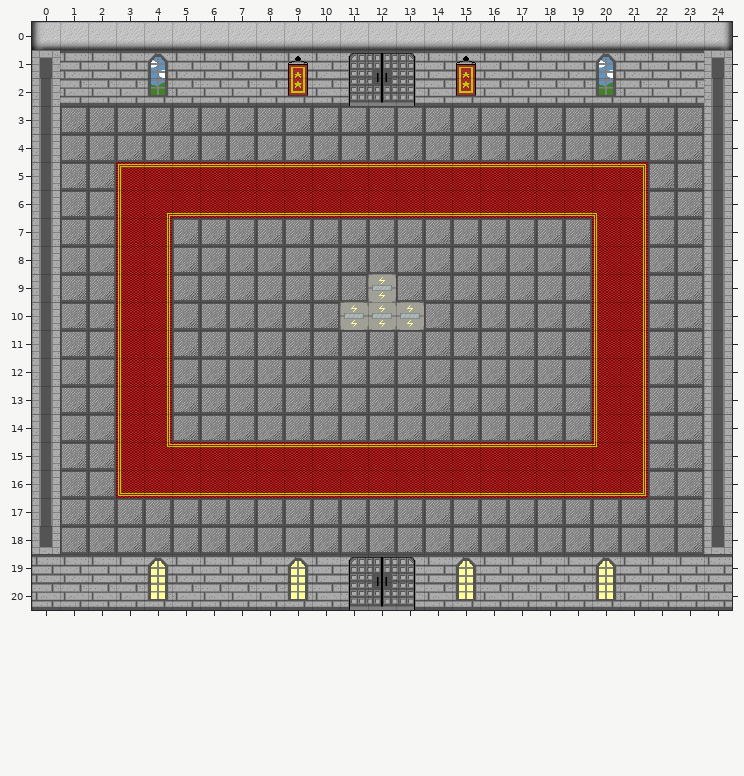
A Tiled map gets an edit: tiles_map/BossRoom1.tmx. This is how it looked before the edit.
Cells are 32x32 px. Shown: x 0..24, y 0..20.
Once edited:
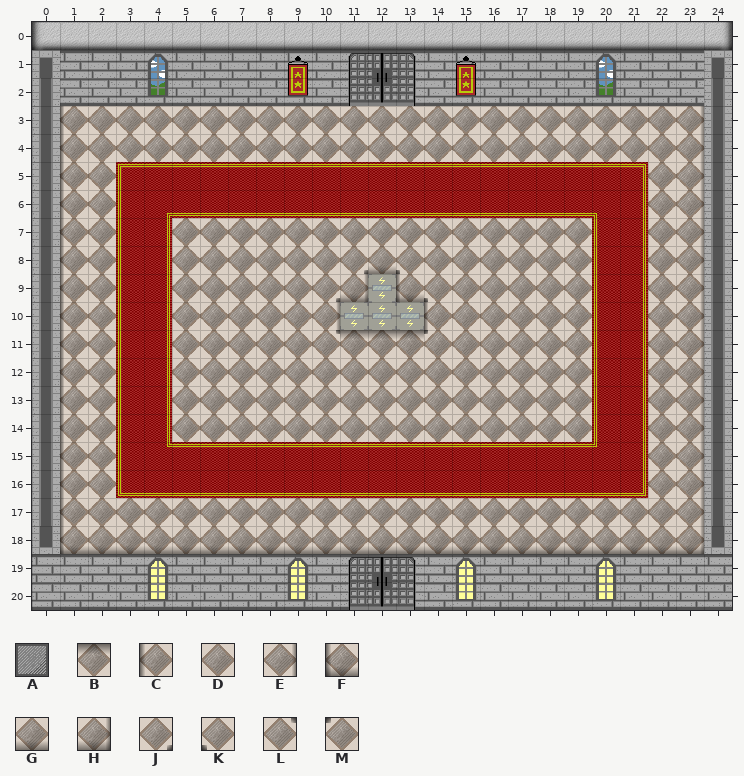
Key: from "indoor_terrain_set": A 13, B 16, C 20, D 21, E 22, F 25, G 26, H 27, J 30, K 31, L 35, M 36.
_ is an empty cell.
Tiles replaced or removed in this view: A.
The exact change:
Changed rows in their new state; . is an unchanged cell.
Layer "Background_TL":
first column x 1:
 3 CDDDDDDDDDDDDDDDDDDDDDE
 4 CDDDDDDDDDDDDDDDDDDDDDE
 5 CD...................DE
 6 CD...................DE
 7 CD..DDDDDDDDDDDDDDD..DE
 8 CD..DDDDDDJGKDDDDDD..DE
 9 CD..DDDDDJH.FKDDDDD..DE
10 CD..DDDDDE...CDDDDD..DE
11 CD..DDDDDLBBBMDDDDD..DE
12 CD..DDDDDDDDDDDDDDD..DE
13 CD..DDDDDDDDDDDDDDD..DE
14 CD..DDDDDDDDDDDDDDD..DE
15 CD...................DE
16 CD...................DE
17 CDDDDDDDDDDDDDDDDDDDDDE
18 FGGGGGGGGGGGGGGGGGGGGGH
Layer "Terrain_TL":
first column x 1:
 3 _______________________
 4 _______________________
 5 __...................__
 6 __...................__
 7 __.._______________..__
 8 __.._______________..__
 9 __.._______._______..__
10 __..______...______..__
11 __.._______________..__
12 __.._______________..__
13 __.._______________..__
14 __.._______________..__
15 __...................__
16 __...................__
17 _______________________
18 _______________________
Where, in picture pixels (left, top, right, bottom), the same in both pictures:
changed: (60, 106, 704, 554)
